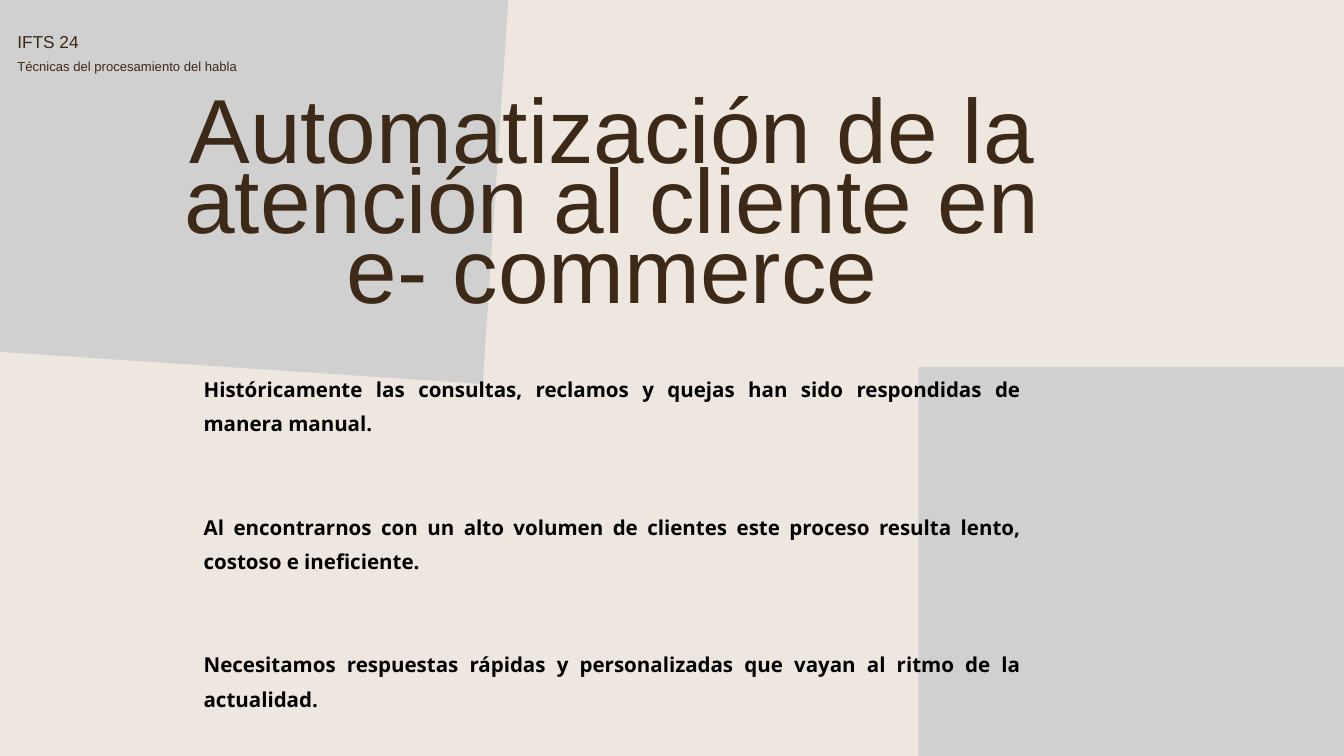
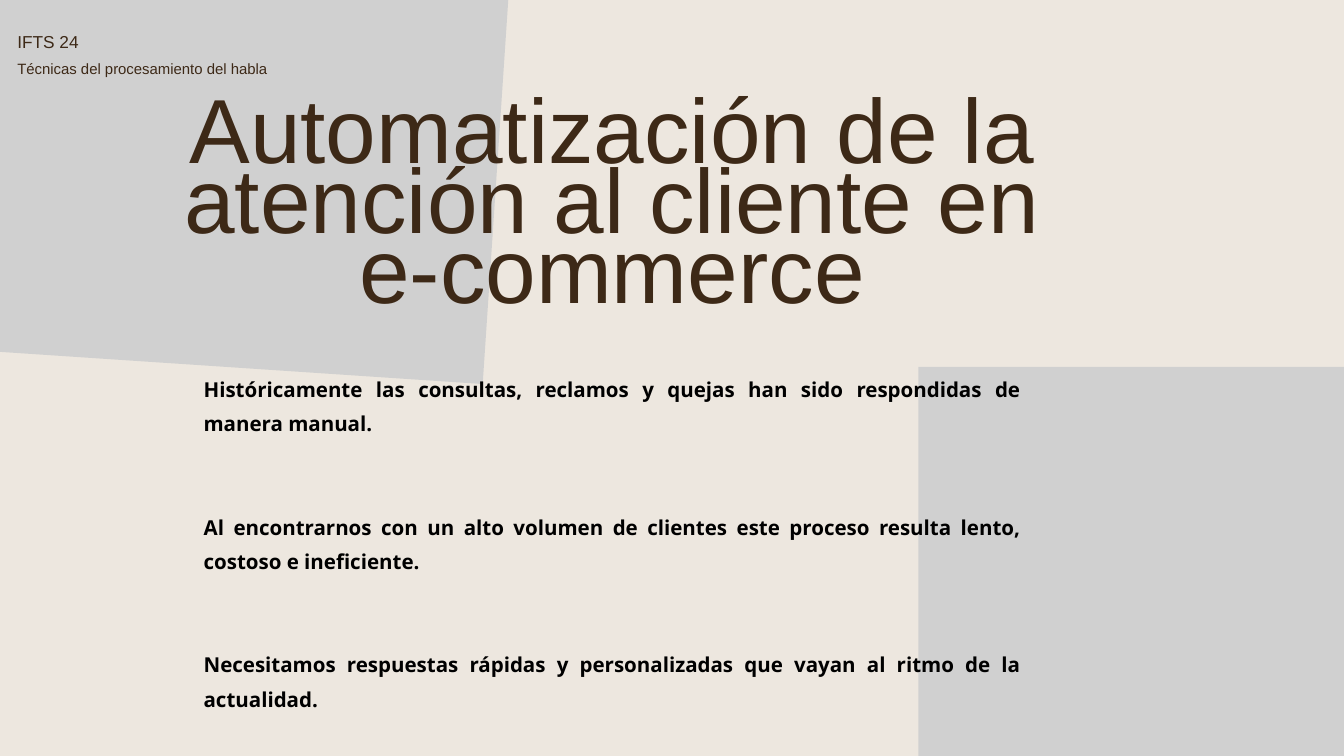
Before and after one commit to diegodulcich/TPH, a slide deck: slide 1 of TP9 - TP INTEGRADOR/presentación-final.TPH.pptx. Drawn at 1344x756 pixels with LibreOffice and Linux fonts; fonts in the diff are those of the drawing; grey boxes stand for pictures. Boxes give left, top, right and bottom in pixels: in the first picture for what was removed or moved away, otherwise in the second. Text is boxed around its words. In the diff, an @@ line names an element or a change of style, - is before the commit and + after.

```diff
--- a/TP9 - TP INTEGRADOR/presentación-final.TPH.pptx
+++ b/TP9 - TP INTEGRADOR/presentación-final.TPH.pptx
@@ text at (x1=17, y1=63, x2=267, y2=77): size 14 to 16 pt in "Técnicas del procesamiento del habla" @@
@@ text at (x1=184, y1=96, x2=1039, y2=304): spaces changed @@
-Automatización de la atención al cliente en e- commerce
+Automatización de la atención al cliente en e-commerce
```
Also in this commit, not shown: 2 other slides changed, 1 other file.
